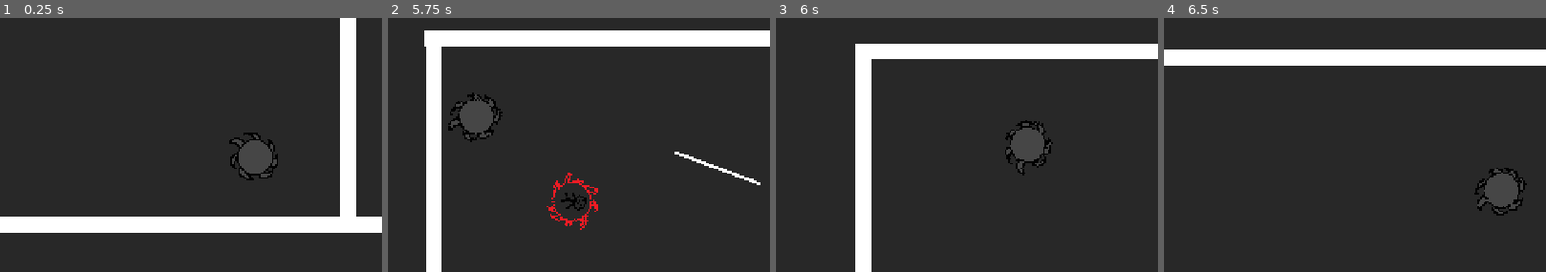
Above: before the commit, frames 1-4 (left to right).
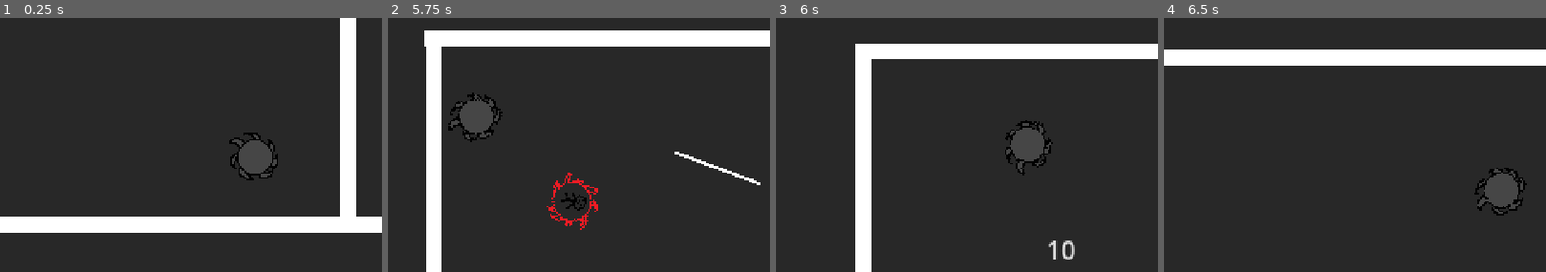
Above: after the commit, the same moments.

Repository: deltea/brj-2025
Game: Godot game, scene res://rooms/levels/test_level.tscn
Two runs of this game, one before a commit and one after it. Both use one fixed random seed, a clock stepped at 60 frames per second and the inputs below.
Inputs (mouse positions are % of the whole screen's width and height, from its top left):
- Up to frame 1 (0.25 s): no input
- Up to frame 2 (5.75 s): tap Enter at 0.5 s; move the mouse to (72, 45) at 0.52 s; press the mouse at (72, 45) at 0.53 s; tap Space at 1.25 s; move the mouse to (30, 55) at 1.27 s; release the mouse at (30, 55) at 1.28 s; click (30, 55) at 1.35 s; move the mouse to (60, 28) at 2.02 s; press the mouse at (60, 28) at 2.03 s; move the mouse to (45, 70) at 2.77 s; release the mouse at (45, 70) at 2.78 s; click (45, 70) at 2.85 s; move the mouse to (80, 65) at 3.52 s; press the mouse at (80, 65) at 3.53 s; move the mouse to (20, 35) at 4.27 s; release the mouse at (20, 35) at 4.28 s; click (20, 35) at 4.35 s; move the mouse to (55, 50) at 5.02 s; press the mouse at (55, 50) at 5.03 s
- Up to frame 3 (6 s): move the mouse to (35, 25) at 5.77 s; release the mouse at (35, 25) at 5.78 s; click (35, 25) at 5.85 s
- Up to frame 4 (6.5 s): no input
The pictures show only the part of the screen within x 17-67%, y 23-73%; the shares and areas given below are measured in that part.

Frames 1-2 are identical in both runs. In frame 3, 0.2% of the frame differs, in the area x 71-79%, y 87-96%; in frame 4, nothing differs.

Commit message:
Added a damage indicator

Diff:
--- /dev/null
+++ b/damage_indicator.gd
@@ -0,0 +1,40 @@
+extends Label
+class_name DamageIndicator
+
+@export var speed = 200;
+var damage_amount : int = -1;
+var velocity_mult : float;
+var deceleration_factor : float;
+
+var velocity : Vector2;
+var duration : float;
+var alpha_decrement : float;
+
+func set_up(global_positionL : Vector2, damage_amountL : int, durationL : float = 0.5, deceleration_factorL : float = 0.1, velocity_multL : float = 1):
+	global_position = global_positionL;
+
+	damage_amount = damage_amountL;
+	velocity_mult = velocity_multL;
+	deceleration_factor = deceleration_factorL;
+
+	duration = durationL;
+	alpha_decrement = 1/duration
+
+# Called when the node enters the scene tree for the first time.
+func _ready() -> void:
+	print("In scene")
+	text = str(damage_amount);
+	velocity = randomize_velocity(velocity_mult);
+	var tween = get_tree().create_tween();
+	tween.set_parallel();
+	tween.tween_property(self, "velocity", Vector2(velocity * 0.1), duration);
+	tween.tween_property(self, "modulate:a", 0, duration)
+	tween.chain().tween_callback(queue_free);
+
+# Called every frame. 'delta' is the elapsed time since the previous frame.
+func _physics_process(delta: float) -> void:
+	position += velocity * delta;
+
+func randomize_velocity(velocity_mult : float) -> Vector2:
+	var direction = Vector2.LEFT.rotated(randf_range(0, 2 * PI));
+	return direction * speed * velocity_mult;
--- /dev/null
+++ b/scenes/damage_indicator.tscn
@@ -0,0 +1,6 @@
+[gd_scene load_steps=2 format=3 uid="uid://dwycl4i6wahvi"]
+
+[ext_resource type="Script" path="res://damage_indicator.gd" id="1_8w6jc"]
+
+[node name="DamageIndicator" type="Label"]
+script = ExtResource("1_8w6jc")
--- a/scenes/health_bar.gd
+++ b/scenes/health_bar.gd
@@ -16,7 +16,7 @@
 
 	var clamped_percentage = clamp_to_interval(health_percentage, 1/health_bar_intervals);
 	health_bar_content.target_scale = Vector2(clamped_percentage, 1)
-	print((1-clamped_percentage))
+	#I am sure there is a better way of doing this, clamping the health bar to the left.
 	health_bar_content.position.x = init_bar_position.x - ((1-clamped_percentage) * health_bar_size.x/2)
 
 func clamp_to_interval(num : float, interval_length : float) -> float:
--- a/scenes/player/player.gd
+++ b/scenes/player/player.gd
@@ -29,6 +29,10 @@
 func _on_collided(body : Node) -> void:
 	RoomManager.current_room.camera.shake();
 	if body is Entity:
+		var damage_indicator_instance : DamageIndicator = damage_indicator_scene.instantiate();
+		damage_indicator_instance.set_up(body.global_position, damage);
+		add_sibling(damage_indicator_instance);
+
 		body.take_damage(damage)
 		take_damage(body.damage);
 		print(health)
--- a/scripts/entity.gd
+++ b/scripts/entity.gd
@@ -10,6 +10,7 @@
 @export var init_health = 100;
 @export var health : float;
 @export var damage : float = 10.0;
+@onready var damage_indicator_scene : PackedScene = load("res://scenes/damage_indicator.tscn");
 
 func _ready():
 	health = init_health;
